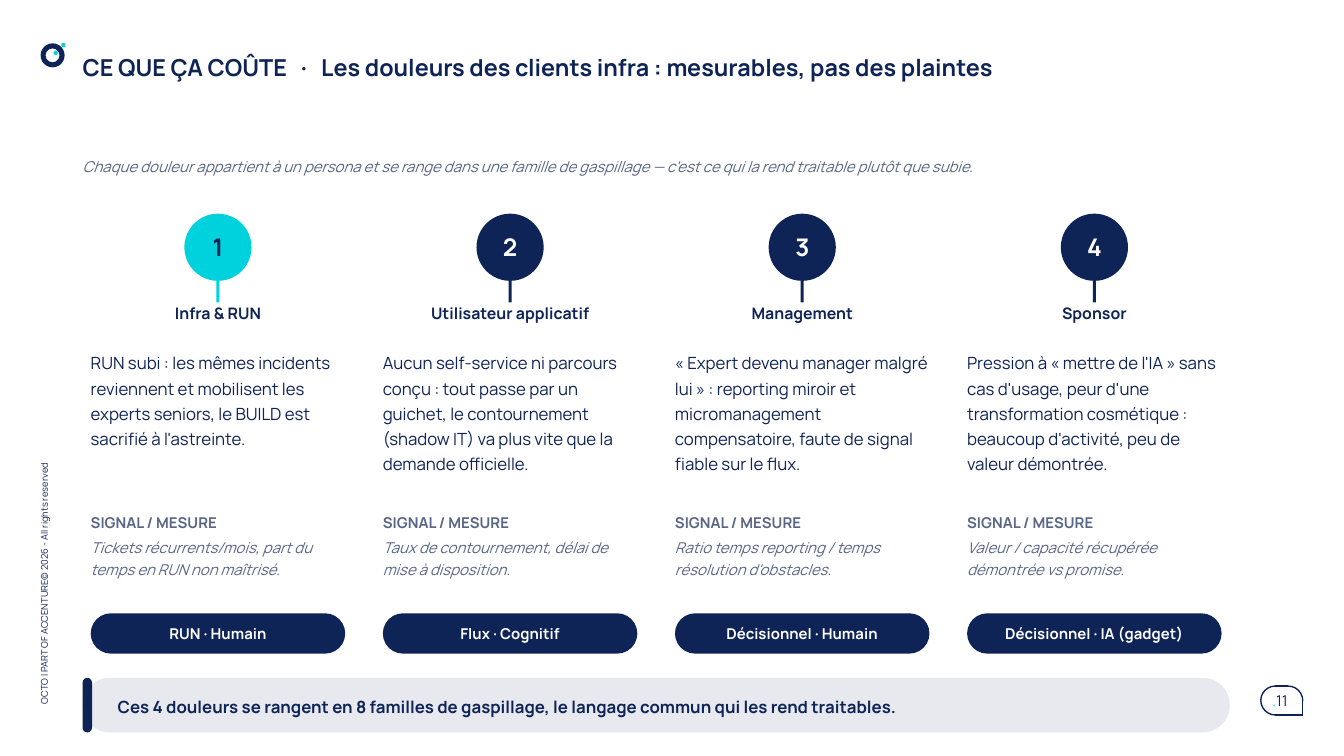
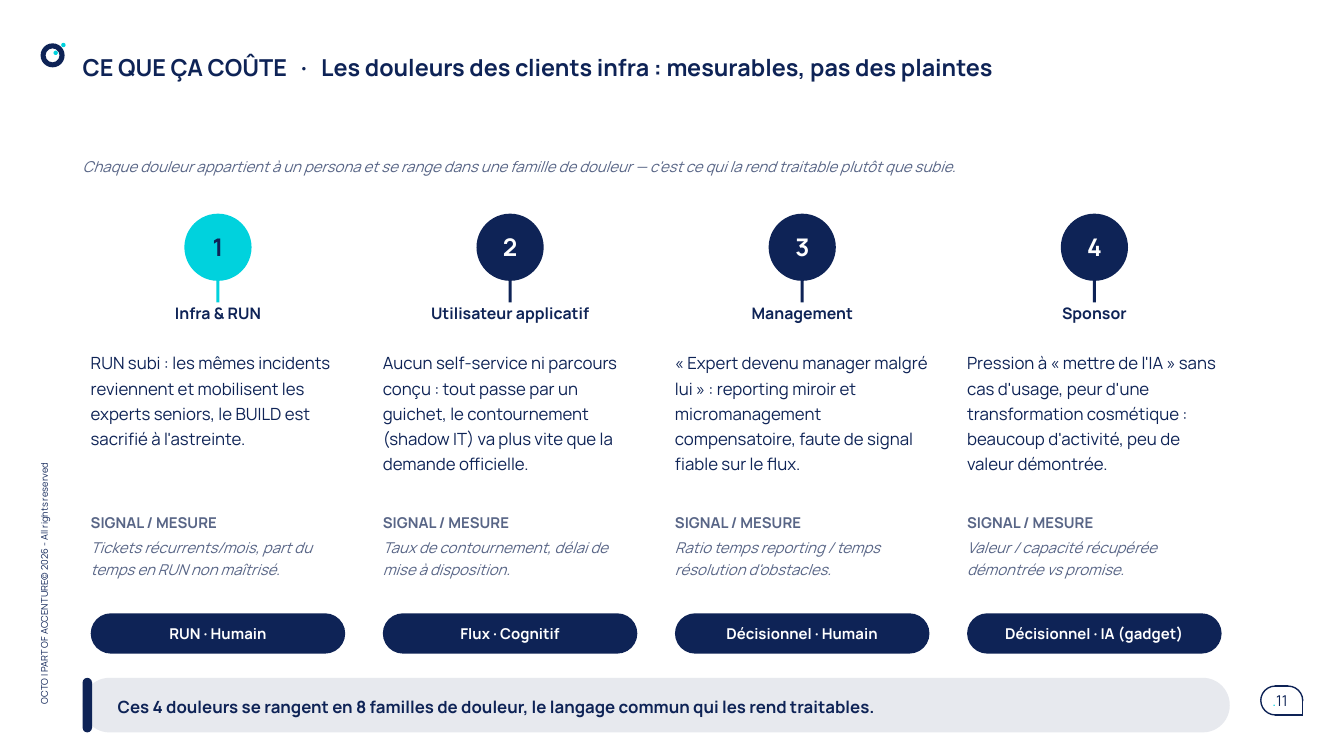
Before and after one commit to claudecamus-dot/Vscode3, a slide deck: slide 11 of docs/cadrage-ppt/bmad-iap-cadrage-synthese.pptx. Drawn at 1344x756 pixels with LibreOffice and Linux fonts; fonts in the diff are those of the drawing. Boxes give left, top, right and bottom in pixels: in the first picture for what was removed or moved away, otherwise in the second. Text is boxed around its words. In the diff, an @@ line names an element or a change of style, - is before the commit and + after.

```diff
--- a/docs/cadrage-ppt/bmad-iap-cadrage-synthese.pptx
+++ b/docs/cadrage-ppt/bmad-iap-cadrage-synthese.pptx
@@ text at [83,160,955,176]: text changed @@
-Chaque douleur appartient à un persona et se range dans une famille de gaspillage — c'est ce qui la rend traitable plutôt que subie.
+Chaque douleur appartient à un persona et se range dans une famille de douleur — c'est ce qui la rend traitable plutôt que subie.
@@ text at [118,700,875,718]: text changed @@
-Ces 4 douleurs se rangent en 8 familles de gaspillage, le langage commun qui les rend traitables.
+Ces 4 douleurs se rangent en 8 familles de douleur, le langage commun qui les rend traitables.
```
Also in this commit, not shown: 16 other slides changed, 3 other files.
